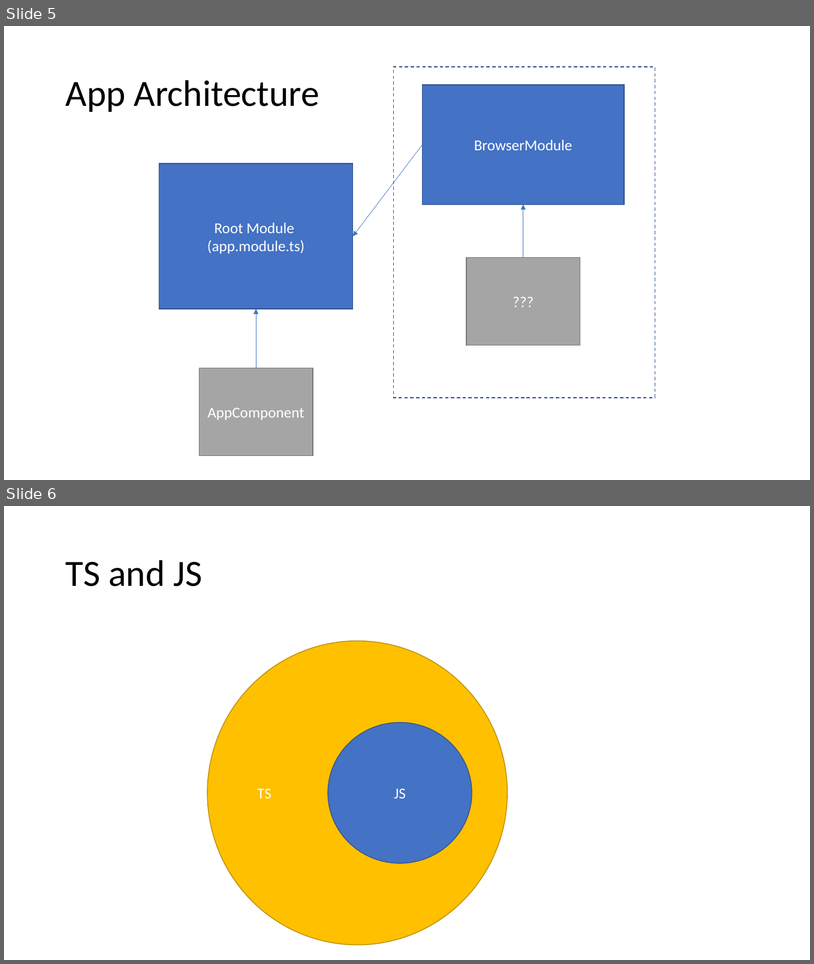
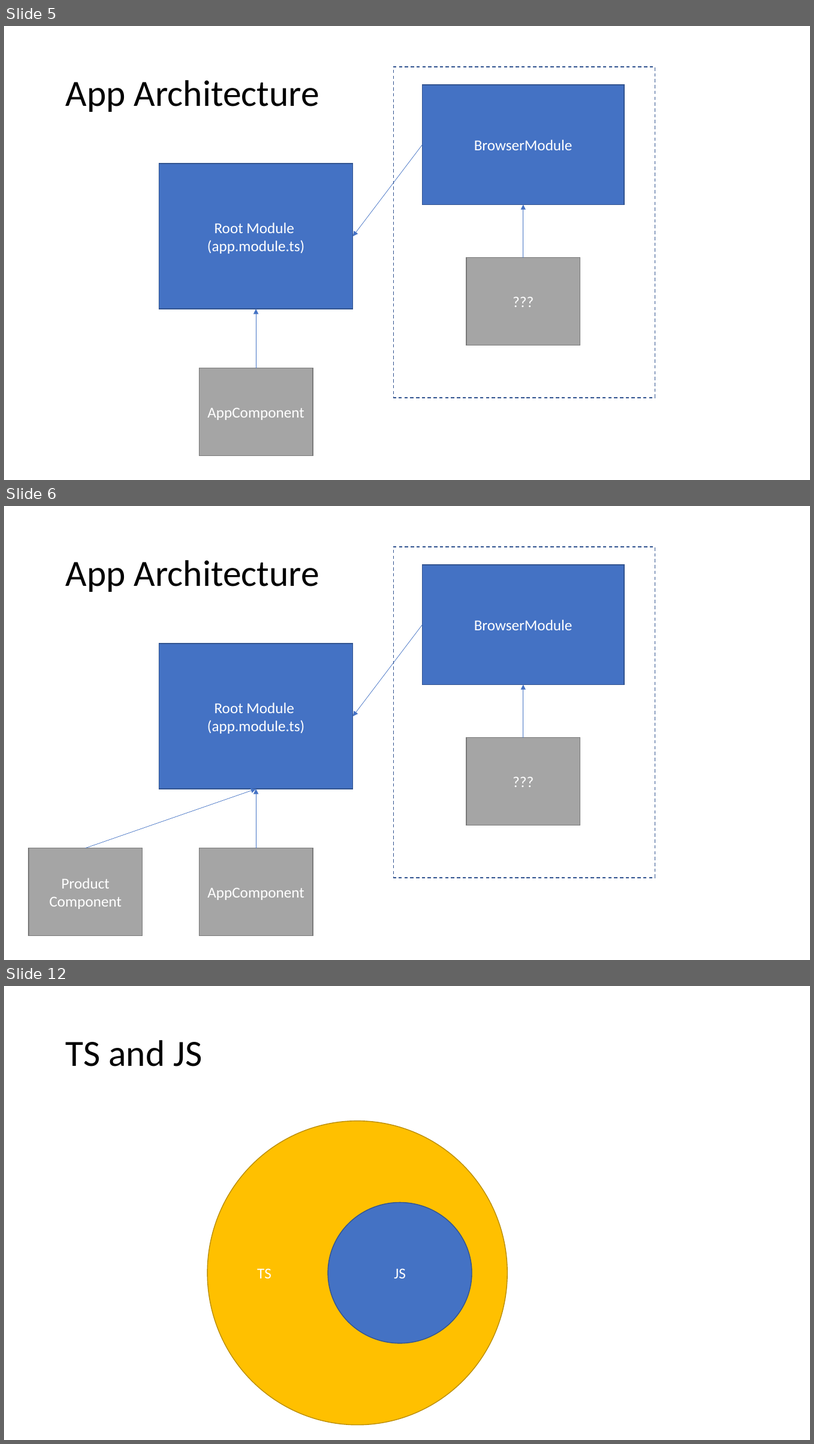
Before and after one commit to 200914ROC2/Training, a slide deck: 6Week-Angular/6w.pptx. Shown one above the other, each under a label of ours: slides 5 and 6 before the commit, slides 5, 6 and 12 after it; the slides between them are not shown. The pictures are 814x964 and 814x1444 pixels, drawn with LibreOffice and Linux fonts; fonts in the diff are those of the drawing. Boxes give left, top, right and bottom in pixels: in the first picture for what was removed or moved away, otherwise in the second. Text is boxed around its words. In the diff, an @@ line names an element or a change of style, - is before the commit and + after.

```diff
--- a/6Week-Angular/6w.pptx
+++ b/6Week-Angular/6w.pptx
@@ slide 6 added at (4, 506, 810, 960), background #FFFFFF @@
@@ rectangle added at (394, 547, 656, 877), outline #325491 1 pt dashed @@
@@ title added at (65, 560, 320, 592), 44 pt, text #000000 @@
+App Architecture
@@ rectangle added at (423, 565, 624, 684), fill #4472C4, outline #325491 1 pt, 18 pt, text #FFFFFF @@
+BrowserModule
@@ arrow added from (423, 625) to (353, 716), #4472C4 0.5 pt @@
@@ rectangle added at (159, 643, 354, 789), fill #4472C4, outline #325491 1 pt, 18 pt, text #FFFFFF @@
+Root Module
+(app.module.ts)
@@ arrow added from (524, 738) to (524, 684), #4472C4 0.5 pt @@
@@ rectangle added at (467, 738, 581, 825), fill #A5A5A5, outline #7A7A7A 1 pt, 18 pt, text #FFFFFF @@
+???
@@ arrow added from (86, 848) to (256, 789), #4472C4 0.5 pt @@
@@ arrow added from (256, 848) to (256, 789), #4472C4 0.5 pt @@
@@ rectangle added at (29, 848, 143, 936), fill #A5A5A5, outline #7A7A7A 1 pt, 18 pt, text #FFFFFF @@
+Product Component
@@ rectangle added at (200, 848, 313, 936), fill #A5A5A5, outline #7A7A7A 1 pt, 18 pt, text #FFFFFF @@
+AppComponent
@@ what was slide 6 is now slide 12 @@
```
Also in this commit, not shown: 7 other slides added.
